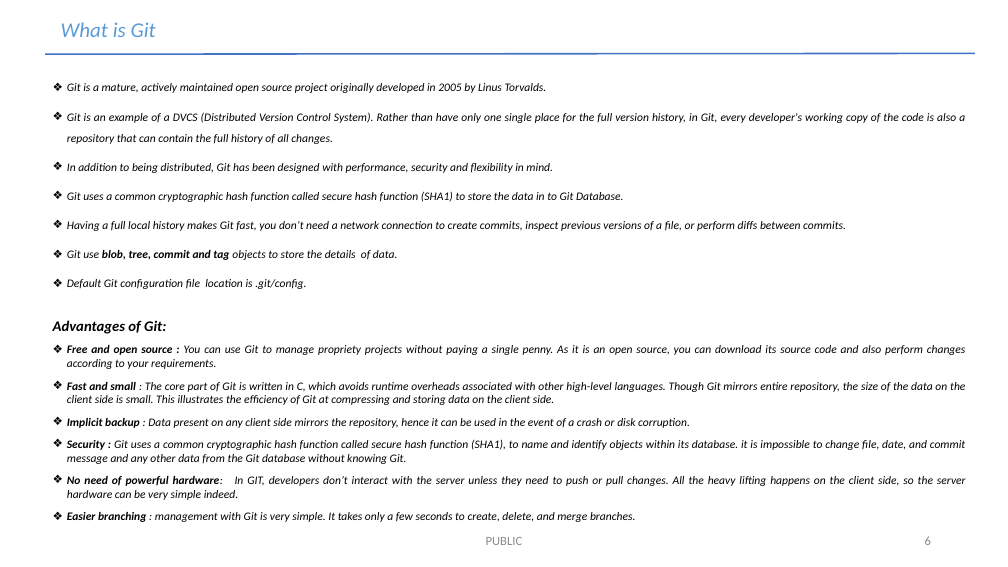
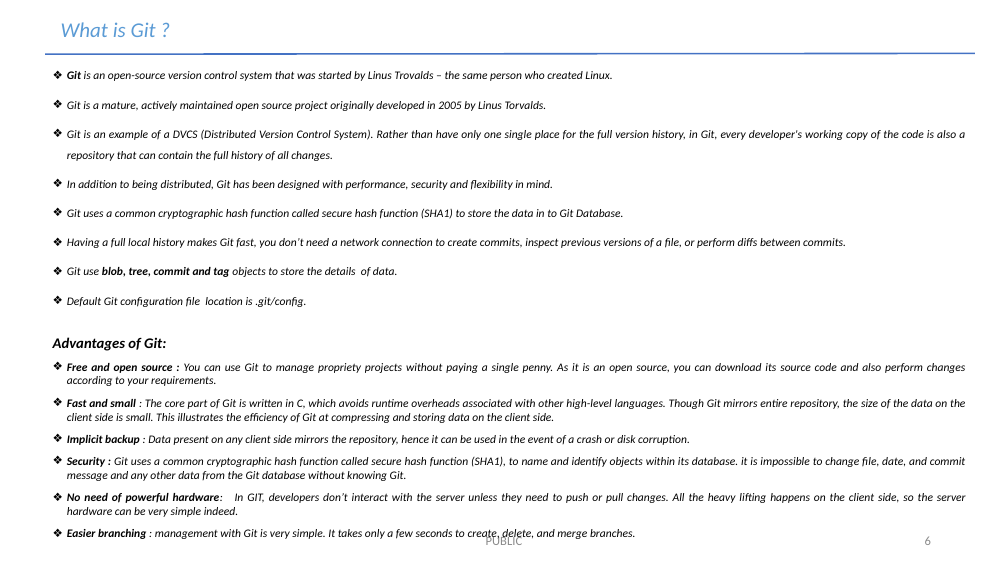
Before and after one commit to rakesh100282/Git-1, a slide deck: slide 6 of Git-V 0.1.pptx. Drawn at 1008x567 pixels with LibreOffice and Linux fonts; fonts in the diff are those of the drawing. Boxes give left, top, right and bottom in pixels: in the first picture for what was removed or moved away, otherwise in the second. Text is boxed around its words. In the diff, an @@ line names an element or a change of style, - is before the commit and + after.

```diff
--- a/Git-V 0.1.pptx
+++ b/Git-V 0.1.pptx
@@ text "Git is an open-source version ...": place and size @@
-text "Git is an open-source version ..." at [53, 83, 966, 522]
+text "Git is an open-source version ..." at [53, 71, 966, 541]
@@ text at [67, 71, 612, 81]: paragraph added @@
+❖ Git is an open-source version control system that was started by Linus Trovalds – the same person who created Linux.
```
Also in this commit, not shown: 7 other slides changed, 11 slides added, 1 slide removed.
